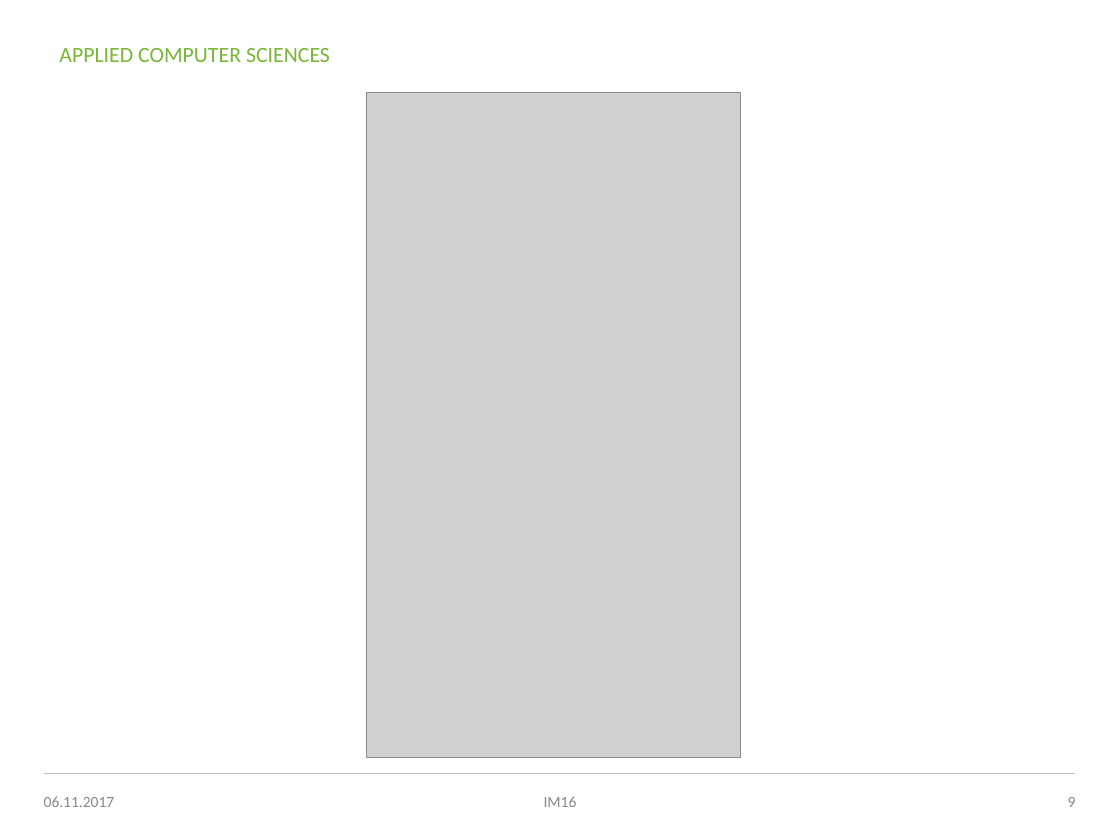
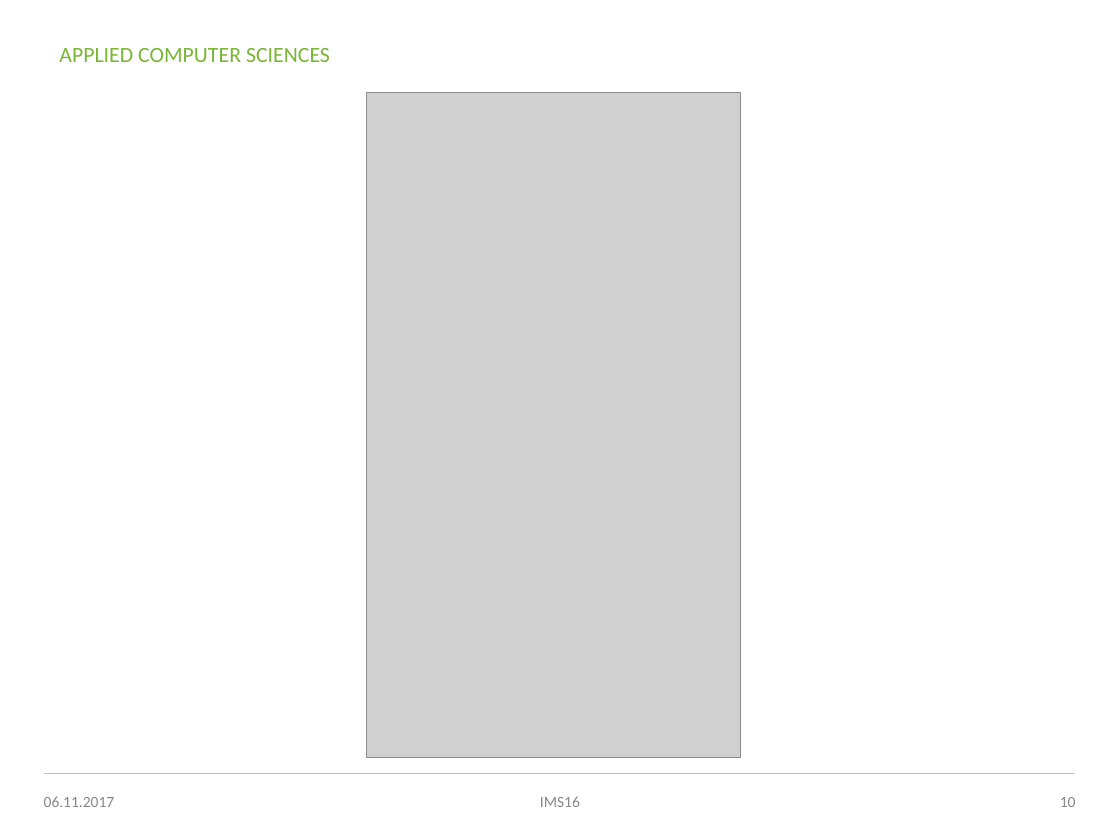
Before and after one commit to MICSTI/emergency-alerter-ios, a slide deck: slide 10 of presentations/01_idea_emergency_alerter.pptx (slide 9 before the commit). Drawn at 1120x840 pixels with LibreOffice and Linux fonts; fonts in the diff are those of the drawing; grey boxes stand for pictures; background and template pictures are left out. Boxes give left, top, right and bottom in pixels: in the first picture for what was removed or moved away, otherwise in the second. Text is boxed around its words. In the diff, an @@ line names an element or a change of style, - is before the commit and + after.

```diff
--- a/presentations/01_idea_emergency_alerter.pptx
+++ b/presentations/01_idea_emergency_alerter.pptx
@@ text at <box>540,796,580,807</box>: text changed @@
-IM16
+IMS16
@@ page number at <box>1060,797,1076,807</box>: text changed @@
-9
+10
```
Also in this commit, not shown: 5 other slides changed, 1 slide added.
